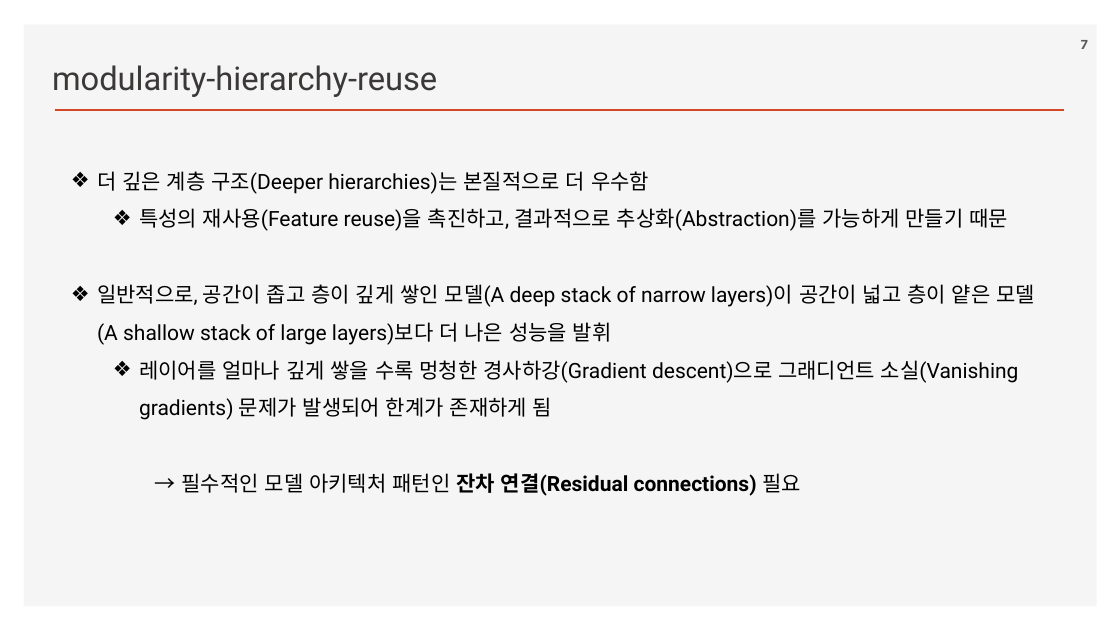
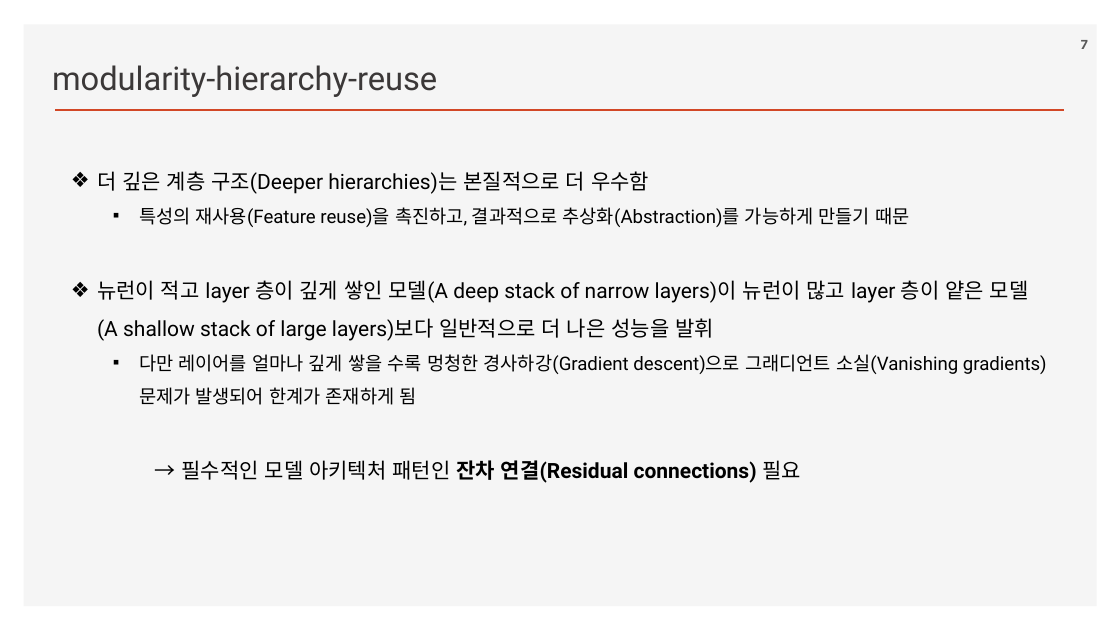
Before and after one commit to ancestor9/2026_Fall_Deep-Learning-with-Python, a slide deck: slide 7 of Chapter 09 ConvNet architecture patterns.pptx. Drawn at 1120x630 pixels with LibreOffice and Linux fonts; fonts in the diff are those of the drawing; background and template pictures are left out. Boxes give left, top, right and bottom in pixels: in the first picture for what was removed or moved away, otherwise in the second. Text is boxed around its words. In the diff, an @@ line names an element or a change of style, - is before the commit and + after.

```diff
--- a/Chapter 09 ConvNet architecture patterns.pptx
+++ b/Chapter 09 ConvNet architecture patterns.pptx
@@ text at (139,207,909,227): size 18 to 16 pt in "특성의 재사용(Feature reuse)을 촉진하고, 결과적으로 추상화(Abstraction)를 가능하게 ..."; bullet ❖ to ▪ @@
@@ text at (97,280,1047,405): text changed @@
-❖ 일반적으로, 공간이 좁고 층이 깊게 쌓인 모델(A deep stack of narrow layers)이 공간이 넓고 층이 얕은 모델(A shallow stack of large layers)보다 더 나은 성능을 발휘
-  ❖ 레이어를 얼마나 깊게 쌓을 수록 멍청한 경사하강(Gradient descent)으로 그래디언트 소실(Vanishing gradients) 문제가 발생되어 한계가 존재하게 됨
+❖ 뉴런이 적고 layer 층이 깊게 쌓인 모델(A deep stack of narrow layers)이 뉴런이 많고 layer 층이 얕은 모델(A shallow stack of large layers)보다 일반적으로 더 나은 성능을 발휘
+  ▪ 다만 레이어를 얼마나 깊게 쌓을 수록 멍청한 경사하강(Gradient descent)으로 그래디언트 소실(Vanishing gradients) 문제가 발생되어 한계가 존재하게 됨
```
Also in this commit, not shown: 12 other slides changed.
